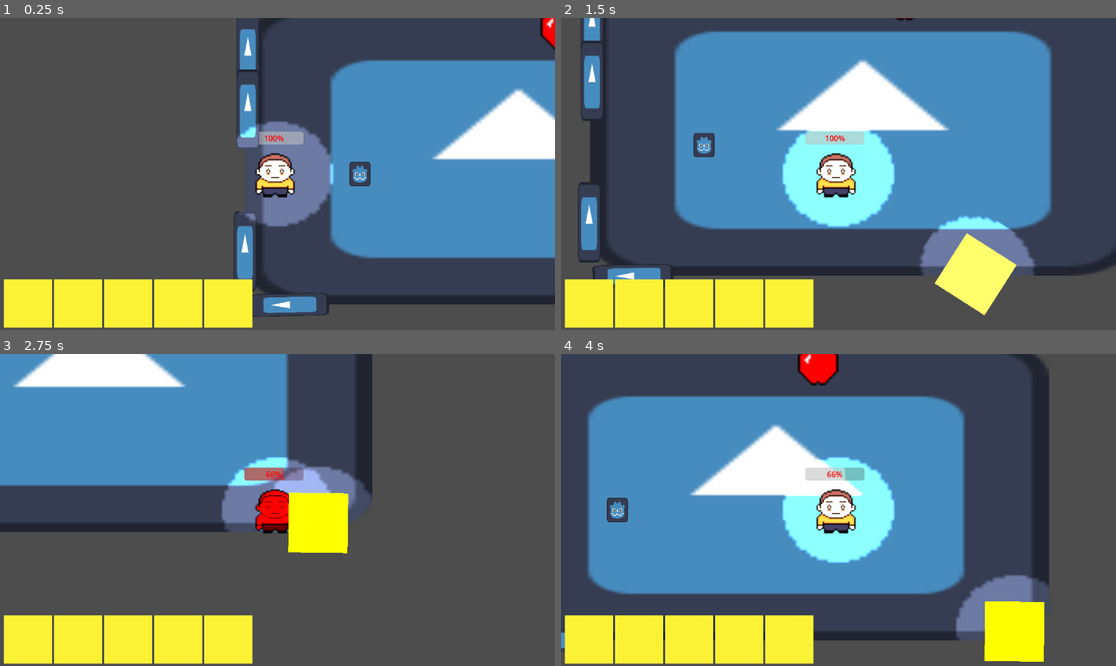
Above: before the commit, frames 1-4 (two rows, left to right).
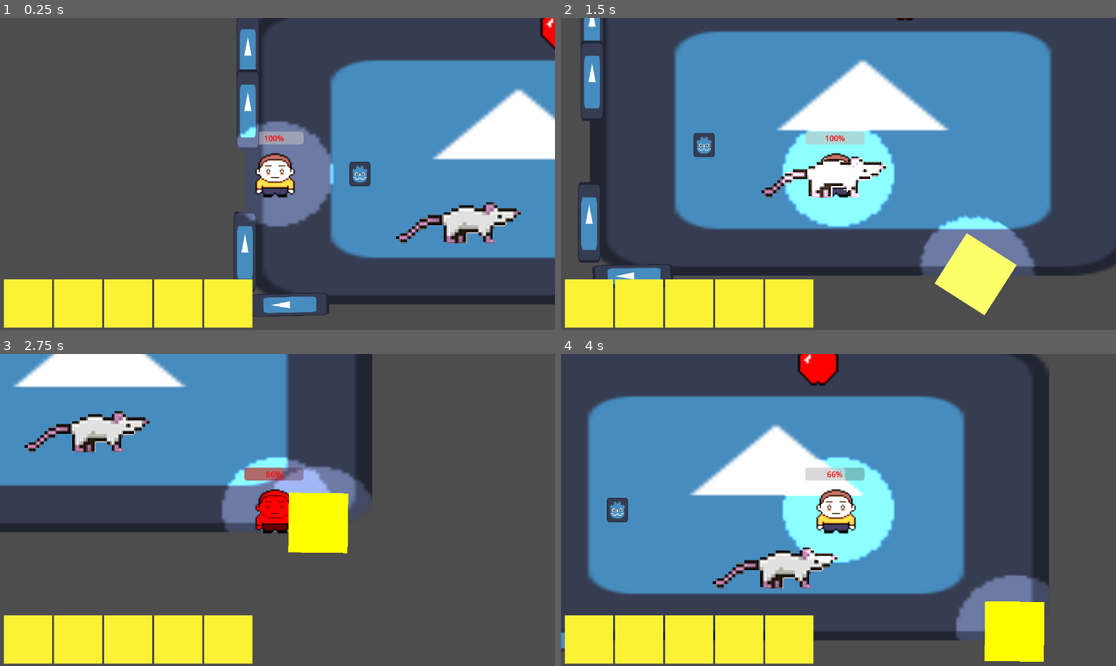
Above: after the commit, the same moments.

Repository: bryanmejiapalma/The-Matrix-Studio
Game: Godot game, scene res://game.tscn
The game is run twice, just before and just after one commit, with the same random seed, the same clock (stepped at 60 frames per second) and the same inputs. The engine's default icon, where the game draws it, is replaced by a stand-in: a white triangle on a blue panel in a dark square.
Inputs (mouse positions are in pixels of both pictures, inside the frame that each line leads up to):
- Up to frame 1 (0.25 s): no input
- Up to frame 2 (1.5 s): move the mouse to (960, 158) at 0.52 s; hold D (ui_right) 0.53-1.28 s; hold Shift (boost) 0.53-1.28 s; click (960, 158) at 0.67 s; move the mouse to (727, 189) at 1.27 s; hold S (ui_down) from 1.28 s (still down); tap E (interact) at 1.35 s
- Up to frame 3 (2.75 s): move the mouse to (333, 441) at 2.02 s; release S (ui_down) at 2.03 s; hold D (ui_right) from 2.03 s (still down); hold Shift (boost) from 2.03 s (still down)
- Up to frame 4 (4 s): move the mouse to (810, 572) at 2.77 s; release D (ui_right) at 2.78 s; release Shift (boost) at 2.78 s; hold W (ui_up) 2.78-3.53 s; tap E (interact) at 2.85 s; click (810, 572) at 2.92 s; move the mouse to (1005, 556) at 3.52 s; hold A (ui_left) from 3.53 s (still down); hold Shift (boost) from 3.53 s (still down)

The runs differ from the first frame. In frame 1, 1.5% of the frame differs, in the area x 71-94%, y 59-73%; in frame 2, 1.3%; in frame 3, 1.5%; in frame 4, 1.5%, in the area x 27-50%, y 61-76%.

Commit message:
in progress rat

Diff:
--- a/game.tscn
+++ b/game.tscn
@@ -9,6 +9,7 @@
 [ext_resource type="PackedScene" uid="uid://tveac6mrpxec" path="res://baseball_bat.tscn" id="6_ryrav"]
 [ext_resource type="Texture2D" uid="uid://yluuq3nrjxvf" path="res://Sprite-0001.png" id="8_j5wjh"]
 [ext_resource type="PackedScene" uid="uid://b3cxq6uhoyp4x" path="res://main.tscn" id="9_vef74"]
+[ext_resource type="PackedScene" uid="uid://dkdk4308g8r3q" path="res://raton.tscn" id="10_hve3p"]
 
 [node name="Game" type="Node2D"]
 position = Vector2(4, 0)
@@ -60,3 +61,5 @@
 
 [node name="main" parent="." instance=ExtResource("9_vef74")]
 position = Vector2(-7, -128)
+
+[node name="Raton" parent="." instance=ExtResource("10_hve3p")]
--- /dev/null
+++ b/raton.gd
@@ -0,0 +1,36 @@
+extends CharacterBody2D
+
+@export var speed = 50
+
+var direction = Vector2.ZERO
+var change_time = 0
+
+func _ready():
+	randomize()
+	pick_direction()
+
+func _process(delta):
+	change_time -= delta
+
+	# Rotar el raycast hacia donde va el ratón
+	if direction != Vector2.ZERO:
+		$RayCast2D.target_position = direction * 20
+
+	# Si detecta pared → cambia dirección
+	if $RayCast2D.is_colliding():
+		pick_direction()
+
+	# Cambiar dirección cada cierto tiempo
+	if change_time <= 0:
+		pick_direction()
+
+	velocity = direction * speed
+	move_and_slide()
+
+func pick_direction():
+	direction = Vector2(
+		randf_range(-1, 1),
+		randf_range(-1, 1)
+	).normalized()
+
+	change_time = randf_range(1, 3)
--- /dev/null
+++ b/raton.tscn
@@ -0,0 +1,18 @@
+[gd_scene load_steps=3 format=3 uid="uid://dkdk4308g8r3q"]
+
+[ext_resource type="Script" uid="uid://dkgconoyjhfrv" path="res://raton.gd" id="1_115ut"]
+[ext_resource type="Texture2D" uid="uid://d0aq24drtcflk" path="res://rat.png" id="2_115ut"]
+
+[node name="Raton" type="CharacterBody2D"]
+script = ExtResource("1_115ut")
+
+[node name="Sprite2D" type="Sprite2D" parent="."]
+position = Vector2(623, 410)
+scale = Vector2(0.328, 0.293)
+texture = ExtResource("2_115ut")
+
+[node name="CollisionShape2D" type="CollisionShape2D" parent="."]
+
+[node name="RayCast2D" type="RayCast2D" parent="."]
+position = Vector2(630, 435)
+target_position = Vector2(20, 0)
Not shown: 1 places in game.tscn that only renumber resources
Binary file added: rat.png
Not shown, added: rat.png.import
Not shown, added: raton.gd.uid
